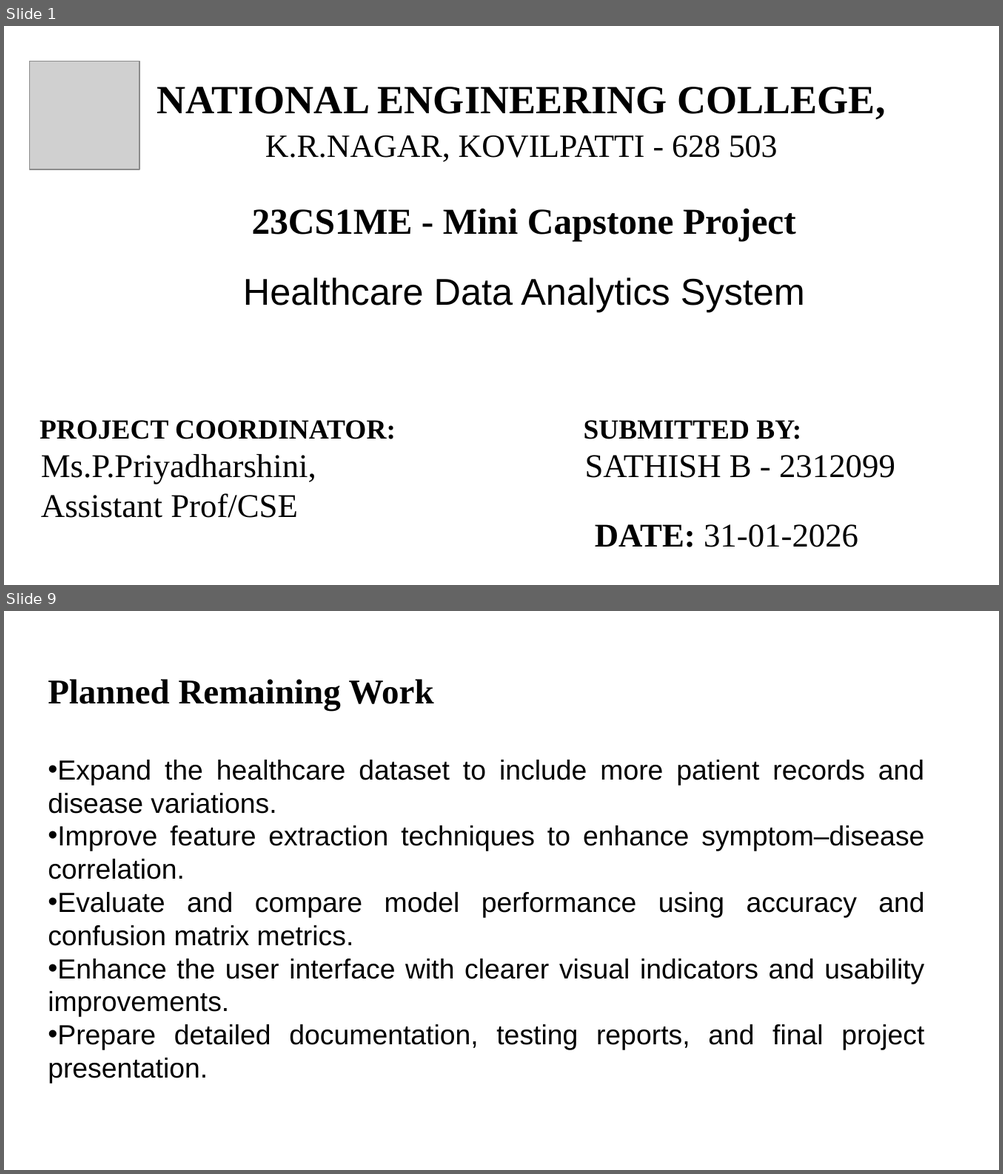
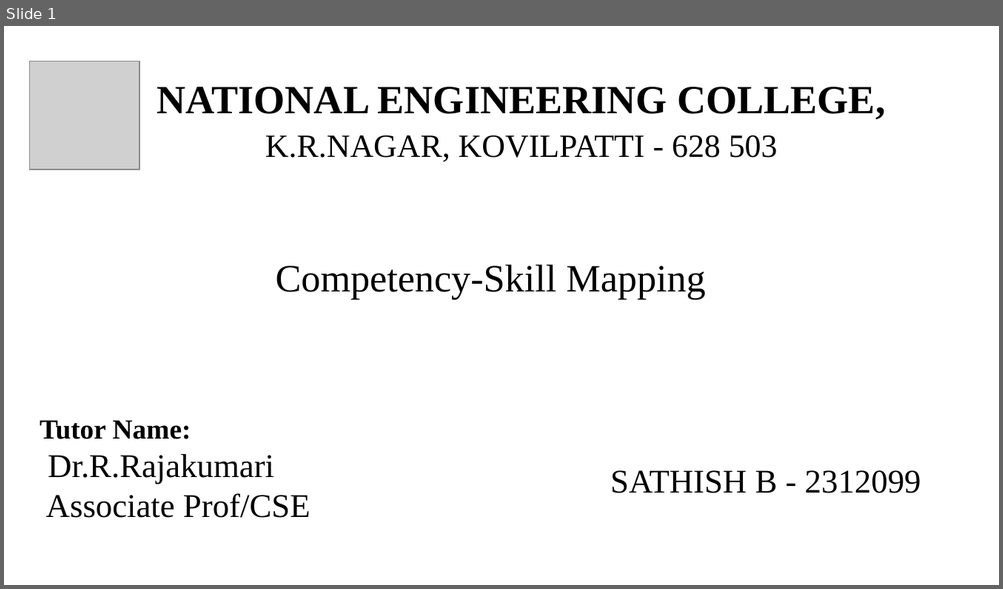
Before and after one commit to Sathish-2399/Healthcare_Data_Analytics_System, a slide deck: MCP_Sathish_99_review2.pptx. Shown one above the other, each under a label of ours: slides 1 and 9 before the commit, slide 1 after it; the slides between them are not shown. The pictures are 1003x1174 and 1003x589 pixels, drawn with LibreOffice and Linux fonts; fonts in the diff are those of the drawing; grey boxes stand for pictures. Boxes give left, top, right and bottom in pixels: in the first picture for what was removed or moved away, otherwise in the second. Text is boxed around its words. In the diff, an @@ line names an element or a change of style, - is before the commit and + after.

```diff
--- a/MCP_Sathish_99_review2.pptx
+++ b/MCP_Sathish_99_review2.pptx
@@ slide 9 removed at bbox=[4, 611, 999, 1170], background #FFFFFF @@
@@ title removed at bbox=[48, 679, 434, 711] @@
-Planned Remaining Work
@@ text removed at bbox=[48, 760, 924, 1084] @@
-• Expand the healthcare dataset to include more patient records and disease variations.
-• Improve feature extraction techniques to enhance symptom–disease correlation.
-• Evaluate and compare model performance using accuracy and confusion matrix metrics.
-• Enhance the user interface with clearer visual indicators and usability improvements.
-• Prepare detailed documentation, testing reports, and final project presentation.
@@ slide 1 changed as well @@
@@ text removed at bbox=[243, 208, 805, 312] @@
-23CS1ME - Mini Capstone Project
-Healthcare Data Analytics System
@@ text added at bbox=[276, 264, 705, 300], 28 pt, text #000000 @@
+Competency-Skill Mapping
@@ text at bbox=[40, 420, 310, 518]: text changed @@
-PROJECT COORDINATOR:
-Ms.P.Priyadharshini, Assistant Prof/CSE
+Tutor Name:
+Dr.R.Rajakumari
+Associate Prof/CSE
@@ text at bbox=[583, 420, 801, 440]: paragraph removed @@
-SUBMITTED BY:
@@ text "SATHISH B - 2312099": place and size @@
-text "SATHISH B - 2312099" at bbox=[583, 420, 895, 478]
+text "SATHISH B - 2312099" at bbox=[610, 471, 921, 494]
@@ text removed at bbox=[595, 525, 858, 548] @@
-DATE: 31-01-2026
```
Also in this commit, not shown: 2 slides added, 10 other slides removed, 7 other files.
